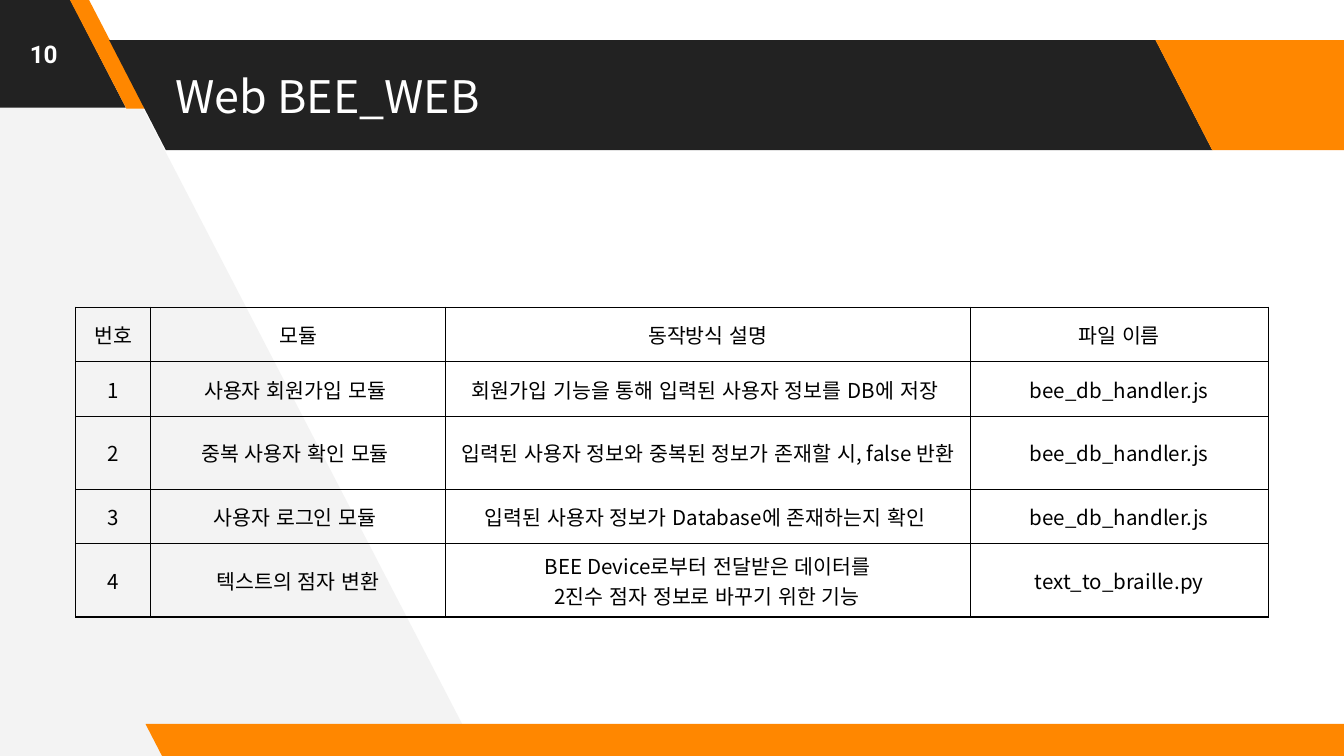
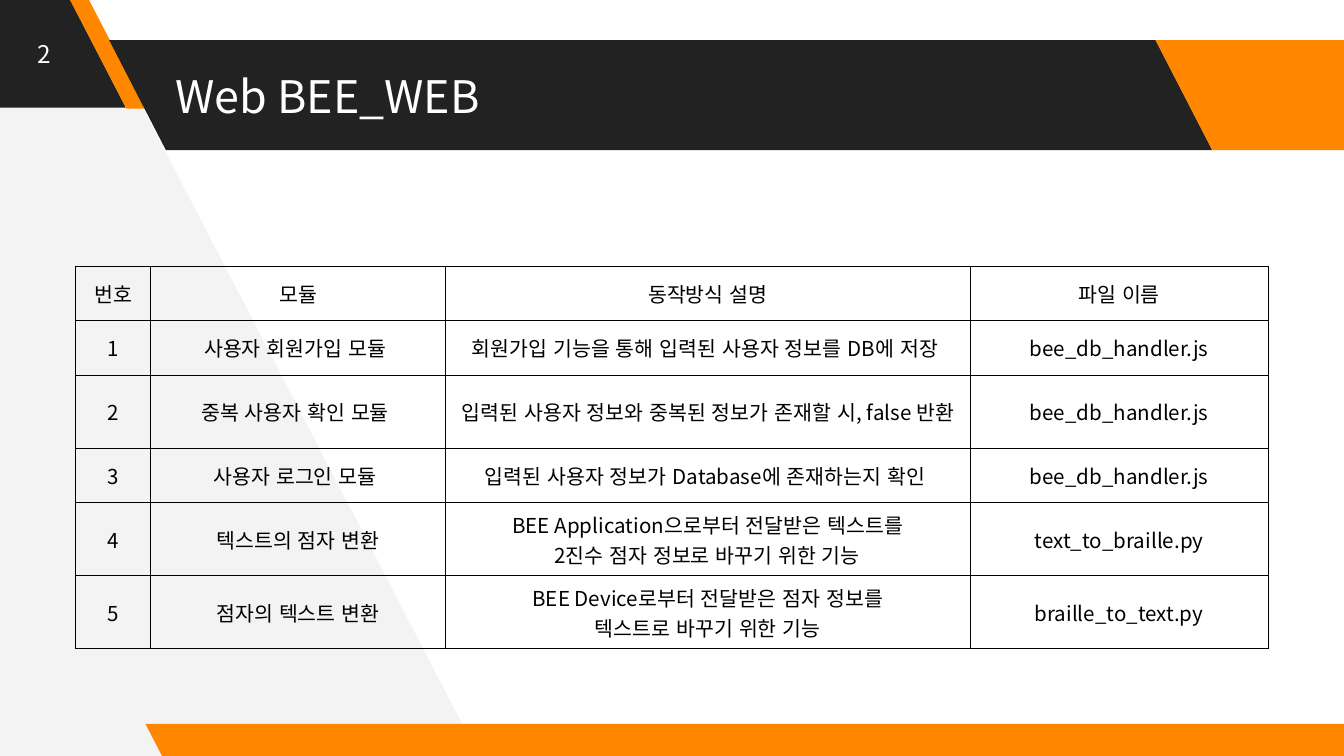
Before and after one commit to Huffon/2019_Capstone_bee, a slide deck: slide 10 of docs/5_Interim Presentation.pptx. Drawn at 1344x756 pixels with LibreOffice and Linux fonts; fonts in the diff are those of the drawing. Boxes give left, top, right and bottom in pixels: in the first picture for what was removed or moved away, otherwise in the second. Text is boxed around its words. In the diff, an @@ line names an element or a change of style, - is before the commit and + after.

```diff
--- a/docs/5_Interim Presentation.pptx
+++ b/docs/5_Interim Presentation.pptx
@@ text at box(37, 45, 50, 63): text changed; font Roboto to Noto Sans CJK KR; bold off @@
-10
+2
@@ table at box(75, 266, 1269, 642) @@
-row 5: 4 | 텍스트의 점자 변환 | BEE Device로부터 전달받은 데이터를 / 2진수 점자 정보로 바꾸기 위한 기능 | text_to_braille.py
+row 5: 4 | 텍스트의 점자 변환 | BEE Application으로부터 전달받은 텍스트를 / 2진수 점자 정보로 바꾸기 위한 기능 | text_to_braille.py
+row 6: 5 | 점자의 텍스트 변환 | BEE Device로부터 전달받은 점자 정보를 / 텍스트로 바꾸기 위한 기능 | braille_to_text.py
@@ table: place and size @@
-table at box(75, 308, 1269, 610)
+table at box(75, 266, 1269, 642)
```
Also in this commit, not shown: 12 other slides changed, 4 slides removed, 3 other files.
